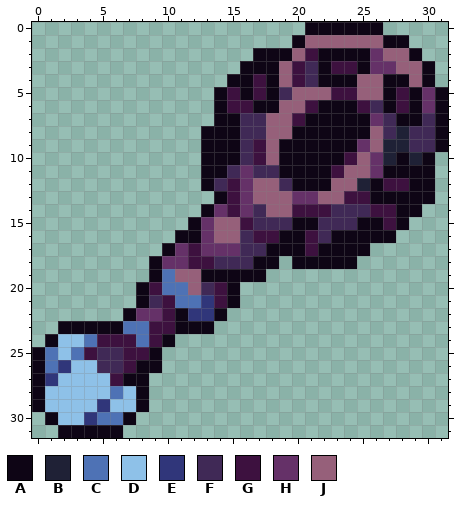
Two states of a pixel-art sprite, Items/ItemSets/Acheron/AcheronStaff.png. That is the earlier state.
The file is 64x64 pixels, drawn in blocks of 2x2; one block is one cell here.
Palette (. is transparent): A #0e0515  B #1f2136  C #4e72b5  D #8ec1e8  E #30367a  F #402956  G #3d113f  H #653168  J #96607a
Pixels before, first column x 0:
 0 .....................AAAAAA.....
 1 ....................AJJJJJJAA...
 2 .................AAAJGAAAAHJJA..
 3 ................AAAJGFAGGAHHJJA.
 4 ...............AAGAJGFAAAJJAAJA.
 5 ..............AGAGAFJJJGGJJAGAHA
 6 ..............AGGAAJJGAAAGFAGAHA
 7 ..............AAFFJJGAAAAAHFAAFA
 8 .............AAAFFJJAAAAAAJFBFFA
 9 .............AAAFGJAAAAAAHJBBFFA
10 .............AAAFGJAAAAAGJHBABA.
11 .............AAFHFFAAAAGJJHAAAA.
12 .............AFGHJJFAAAJJBAGGAA.
13 ..............AGHJJJHHJJGGAAAAA.
14 .............AHGHFJJGGGFFFGGAA..
15 ............AHJJGFFFAAFFFAAGA...
16 ...........AAHJJFGGAAGFAAAAA....
17 ..........AHGHHHFFAAAGAAAA......
18 .........AHHGGFFFAA.AAAAA.......
19 .........ACJJAAAAA..............
20 ........AGCCJFGA................
21 ........AFGCCEGA................
22 .......AHHGAEEA.................
23 ..AAAAACCGGAAA..................
24 .ADDCGGGCGA.....................
25 ACDCGFFGGA......................
26 ACEDDFFGAA......................
27 AEDDDDGAA.......................
28 ADDDDDCDA.......................
29 ADDDDEDDA.......................
30 .ADDECCA........................
31 ..AAAAA.........................
After:
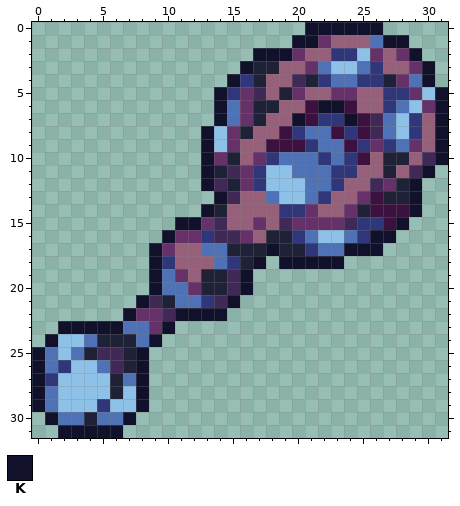
Colours new in this view: K #11112b
Edits made:
Changed rows in their new state; - is an unchanged pixel.
first column x 0:
 0 ---------------------KKKKKK-----
 1 --------------------KKH---CKK---
 2 -----------------KKKHJJEED--HK--
 3 ----------------KBB-JHCDDCEJ-HK-
 4 ---------------KEBJ-FBECCEEBHCK-
 5 --------------KEHFJBH--HH--EEHDK
 6 --------------KCHBB---KKGJJECD-K
 7 --------------KCHB--KGEEKGFCDEJK
 8 -------------KDHBJ-GECCGEGFCDEJK
 9 -------------KDHJJGGGECCGEHECHJK
10 -------------KHBJHECCCECEGJ-BJFK
11 -------------KB--EDDCCCEE-JBJFK-
12 -------------K-B-EDDDCCE-JFHBK.-
13 --------------KFJ-CDDCE-JHGBBK.-
14 -------------KBJJJ-EEHJJHB--GK--
15 -----------KK-F-JHJ-HHHH-EE-K---
16 ----------KHHEFFHJBBECDDCEKK----
17 ---------KHJJCCBBBKBBECCKKK-----
18 ---------KEJJJCEBK.KKKKK.-------
19 ---------K-H-BBFK.--------------
20 --------.K--HBBFK---------------
21 --------K-B---FK----------------
22 -------K--FKKKK-----------------
23 --KKKKK--HK...------------------
24 -K---BBB-K.---------------------
25 K---B--BK.----------------------
26 K----C-BK.----------------------
27 K-----BCK-----------------------
28 KC----B-K-----------------------
29 KC------K-----------------------
30 -KCCB--K------------------------
31 --KKKKK-------------------------
Changed places in both pictures, as pixel boxes (x1, y1, x2, y2):
changed: (32, 22, 448, 438)
